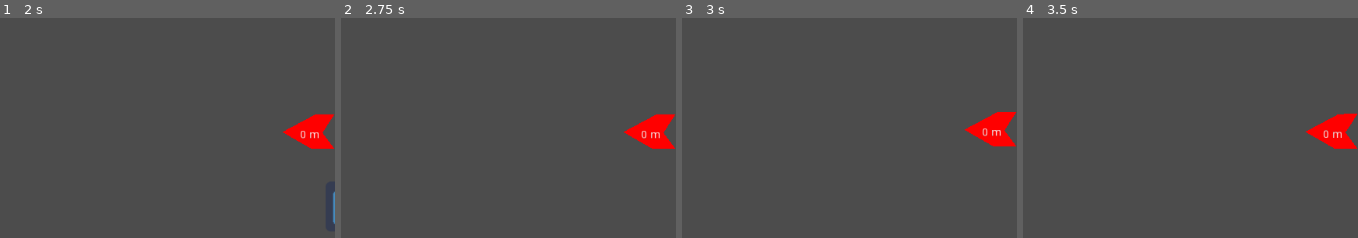
Above: before the commit, frames 1-4 (left to right).
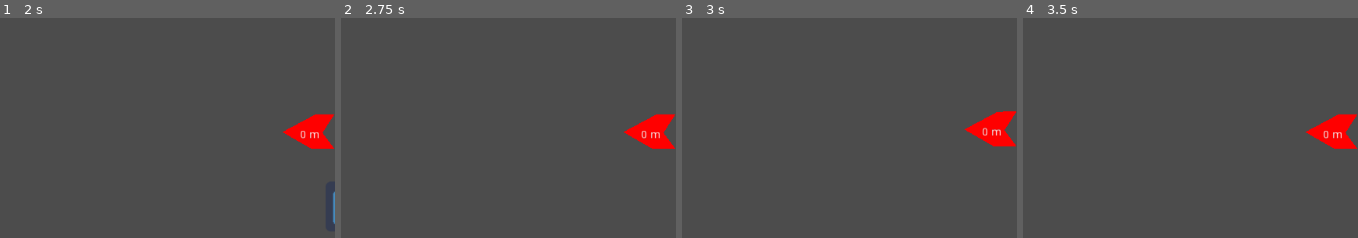
Above: after the commit, the same moments.

Repository: ludum-rlyeh/LD49-Unstable
Game: Godot game, scene res://Scenes/LevelTest.tscn
Same seed, same stepped clock (60 frames per second), same inputs: the game is played once before the commit and once after it. The engine's default icon, where the game draws it, is replaced by a stand-in: a white triangle on a blue panel in a dark square.
Inputs:
- Up to frame 1 (2 s): tap Enter (ui_accept) at 0.5, 0.77, 1.52 s; hold Right (ui_right) 0.53-1.28 s; hold Down (ui_down) from 1.28 s (still down)
- Up to frame 2 (2.75 s): release Down (ui_down) at 2.03 s; hold Right (ui_right) from 2.03 s (still down)
- Up to frame 3 (3 s): keep holding Right (ui_right); tap Enter (ui_accept) at 2.75 s
- Up to frame 4 (3.5 s): keep holding Right (ui_right); tap Enter (ui_accept) at 3.02 s
The pictures show only the part of the screen within x 50-100%, y 50-100%; the shares and areas given below are measured in that part.

Frames 1-2 are identical in both runs. In frame 3, 0.1% of the frame differs, in the area x 84-100%, y 42-59%; in frame 4, 0.1%, in the area x 84-100%, y 43-60%.

Commit message:
Repair physics of objects

Diff:
--- a/Scenes/FallingObjects/Chaise.tscn
+++ b/Scenes/FallingObjects/Chaise.tscn
@@ -6,4 +6,5 @@
 mass = 0.31
 
 [node name="CollisionPolygon2D" parent="." index="0"]
+position = Vector2( 0, 16 )
 polygon = PoolVector2Array( -15.7895, 5.82649, -15.7895, -17.0879, 13.6419, -16.8777, 14.0623, -44.6273, 16.3748, -44.6273, 16.1646, 6.24694, 12.3805, 6.03672, 12.801, -13.7243, -12.8464, -13.7243, -12.8464, 5.19582 )
--- a/Scenes/FallingObjects/Statue.tscn
+++ b/Scenes/FallingObjects/Statue.tscn
@@ -6,6 +6,6 @@
 mass = 13.31
 
 [node name="CollisionPolygon2D" parent="." index="0"]
-position = Vector2( -18.3394, 49.2218 )
+position = Vector2( 8, 48 )
 scale = Vector2( 0.451597, 0.537343 )
 polygon = PoolVector2Array( -27.5422, 67.3165, -50.2464, -25.1821, -30.9058, -99.181, -65.3825, -81.5222, -65.3825, -24 …(345 unchanged characters)…
--- a/Scenes/FallingObjects/Table.tscn
+++ b/Scenes/FallingObjects/Table.tscn
@@ -5,5 +5,5 @@
 [node name="Table" instance=ExtResource( 1 )]
 
 [node name="CollisionPolygon2D" parent="." index="0"]
-position = Vector2( 0.31498, 0 )
-polygon = PoolVector2Array( -68.3331, 9.41946, -68.0181, -36.5677, 116.56, -36.5677, 117.505, 11.6243, 110.891, 11.3093, 109.946, -29.0081, 94.1967, -29.3231, 97.6615, -23.9684, 90.1019, -28.6932, -61.0886, -29.0081, -61.0886, 8.7895 )
+position = Vector2( -24, 32 )
+polygon = PoolVector2Array( -68.3331, 9.41946, -68.0181, -36.5677, 116.56, -36.5677, 117.505, 11.6243, 110.891, 11.3093, 109.946, -29.0081, -61.0886, -29.0081, -61.0886, 8.7895 )
--- a/Scenes/FallingObjects/Table_a_repasser.tscn
+++ b/Scenes/FallingObjects/Table_a_repasser.tscn
@@ -5,4 +5,5 @@
 [node name="FallingObject" instance=ExtResource( 1 )]
 
 [node name="CollisionPolygon2D" parent="." index="0"]
+position = Vector2( 0, 40 )
 polygon = PoolVector2Array( -22.4666, -0.39801, -0.0496368, -38.8609, 24.7271, -0.63398, 2.782, -39.5688, 44.0765, -43.1083, -35.9169, -43.3443, -2.88126, -39.8048 )
--- a/Scenes/FallingObjects/Tele.tscn
+++ b/Scenes/FallingObjects/Tele.tscn
@@ -6,11 +6,11 @@
 mass = 4.29
 
 [node name="CollisionPolygon2D" parent="." index="0"]
-position = Vector2( -10.3226, -2.43229 )
+position = Vector2( 0.479301, 12.4309 )
 scale = Vector2( 1.41881, 1.65025 )
 polygon = PoolVector2Array( -15.8238, -0.525303, -15.6663, -15.8018, 14.4143, -15.6444, 14.7293, -0.210323 )
 
 [node name="CollisionPolygon2D2" type="CollisionPolygon2D" parent="." index="1"]
-position = Vector2( -9.43737, -0.649628 )
+position = Vector2( 1.36453, 14.2135 )
 scale = Vector2( 1.59753, 1.81336 )
 polygon = PoolVector2Array( -7.84488, -20.9421, -0.442844, -15.3512, 6.48672, -21.0996, -0.442844, -15.9025 )
--- a/Scenes/FallingObjects/lit.tscn
+++ b/Scenes/FallingObjects/lit.tscn
@@ -6,6 +6,6 @@
 mass = 8.19
 
 [node name="CollisionPolygon2D" parent="." index="0"]
-position = Vector2( 3.50629, -0.442764 )
+position = Vector2( -64, 32 )
 scale = Vector2( 1.19082, 1.03971 )
-polygon = PoolVector2Array( 9.99718, -31.259, 9.75, -4.75, 13.25, -4.75, 13.75, -17.5, 97.75, -18.75, 98, -7, 103.5, -7.25, 103, -57.75, 95, -56.25, 95, -33.75, 95, -43.75, 87.75, -40.75, 83.5, -34.25, 12, -34.5 )
+polygon = PoolVector2Array( 10.4917, -30.352, 10.4917, -7.2686, 17.2097, -7.2686, 17.2097, -22.6575, 97.8265, -22.6575, 97.8265, -7.2686, 104.545, -7.2686, 104.545, -53.4353, 97.8265, -53.4353, 95, -43.75, 87.75, -40.75, 83.5, -34.25, 12, -34.5 )
